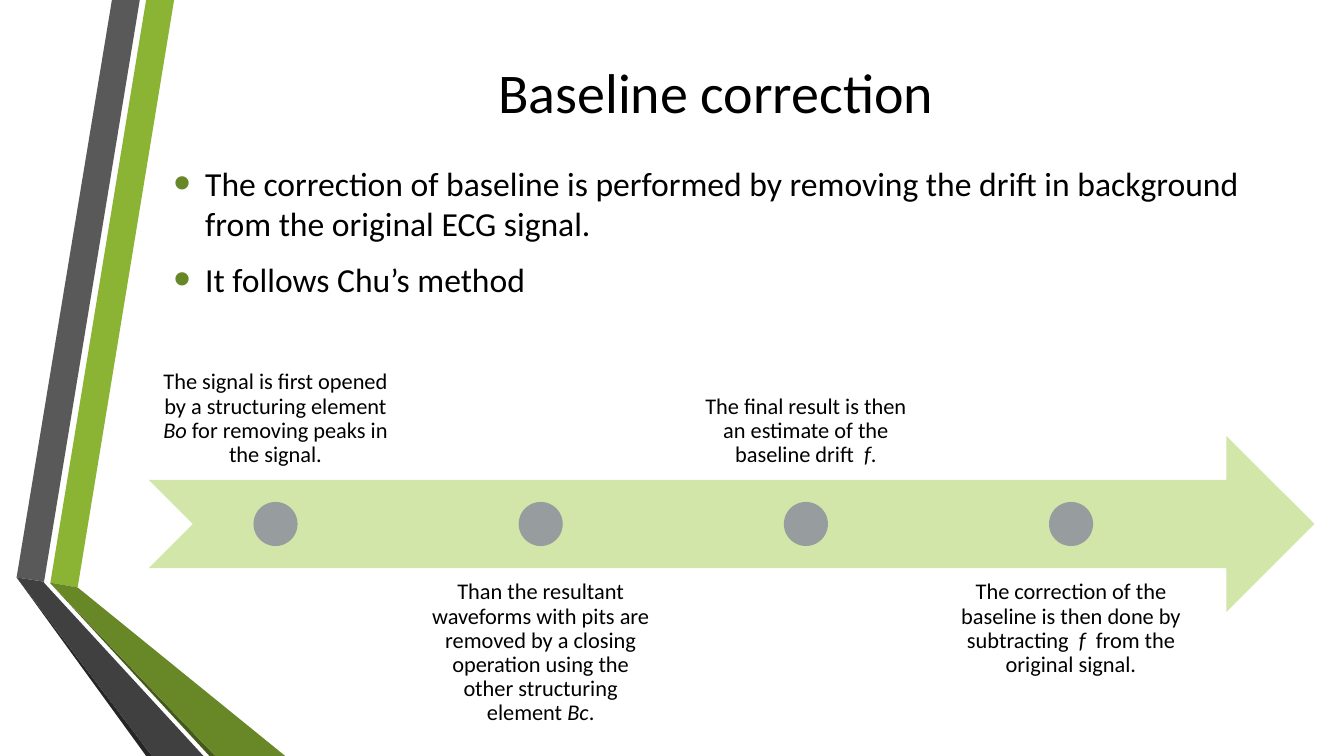
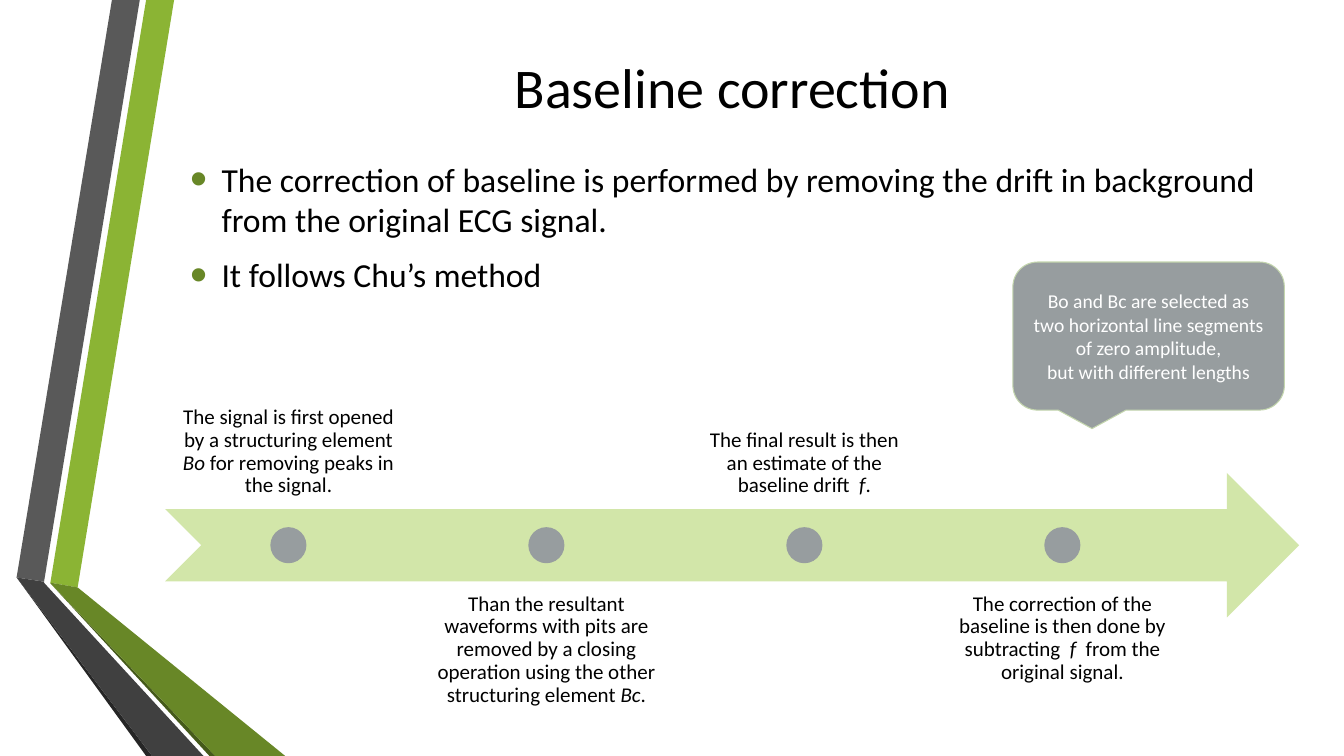
Before and after one commit to GiuliaCuttone/Biomedical-Signal-Processing-Project, a slide deck: slide 9 of Presentazione.pptx. Drawn at 1344x756 pixels with LibreOffice and Linux fonts; fonts in the diff are those of the drawing; background and template pictures are left out. Boxes give left, top, right and bottom in pixels: in the first picture for what was removed or moved away, otherwise in the second. Text is boxed around its words. In the diff, an @@ line names an element or a change of style, - is before the commit and + after.

```diff
--- a/Presentazione.pptx
+++ b/Presentazione.pptx
@@ title "Baseline correction": place and size @@
-title "Baseline correction" at (498,74,933,114)
+title "Baseline correction" at (515,69,949,109)
@@ text "The correction of baseline is ...": place and size @@
-text "The correction of baseline is ..." at (205,172,1238,293)
+text "The correction of baseline is ..." at (222,168,1255,288)
@@ rounded speech box added at (1013,262,1285,410), fill #979D9F, outline #C4D6AE 0.75 pt, 14 pt, text #FFFFFF @@
+Bo and Bc are selected as two horizontal line segments of zero amplitude,
+but with different lengths
@@ size 16 to 15 pt in 4 elements at (438,596,655,706), (959,596,1165,683), (710,432,899,495), (183,409,394,496) @@
@@ text "The signal is first opened ...": place and size @@
-text "The signal is first opened ..." at (163,373,388,466)
+text "The signal is first opened ..." at (183,409,394,496)
@@ text "The final result is then ...": place and size @@
-text "The final result is then ..." at (705,398,906,465)
+text "The final result is then ..." at (710,432,899,495)
@@ notched right arrow: place and size @@
-notched right arrow at (149,436,1315,612)
+notched right arrow at (165,473,1300,617)
@@ ellipse: place and size @@
-ellipse at (253,502,297,546)
+ellipse at (270,527,307,564)
@@ ellipse: place and size @@
-ellipse at (519,502,564,546)
+ellipse at (528,527,565,564)
@@ ellipse: place and size @@
-ellipse at (784,502,829,546)
+ellipse at (786,527,823,564)
@@ ellipse: place and size @@
-ellipse at (1050,502,1094,546)
+ellipse at (1045,527,1081,564)
@@ text "Than the resultant waveforms with ...": place and size @@
-text "Than the resultant waveforms with ..." at (432,583,649,720)
+text "Than the resultant waveforms with ..." at (438,596,655,706)
@@ text "The correction of the baseline ...": place and size @@
-text "The correction of the baseline ..." at (961,583,1181,676)
+text "The correction of the baseline ..." at (959,596,1165,683)
```
